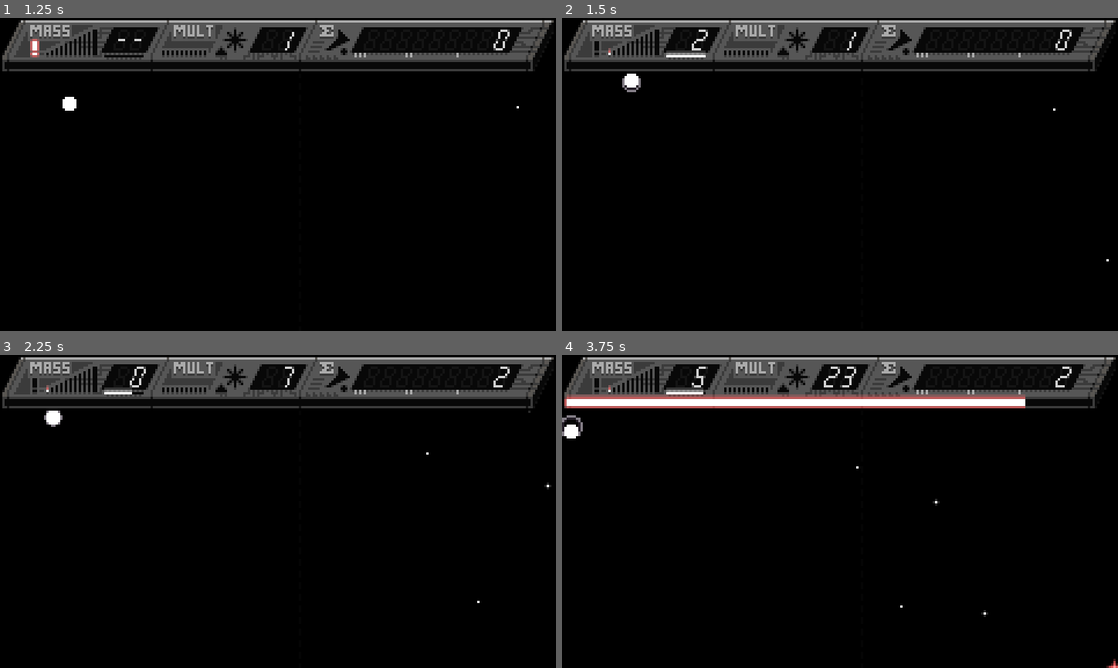
Above: before the commit, frames 1-4 (two rows, left to right).
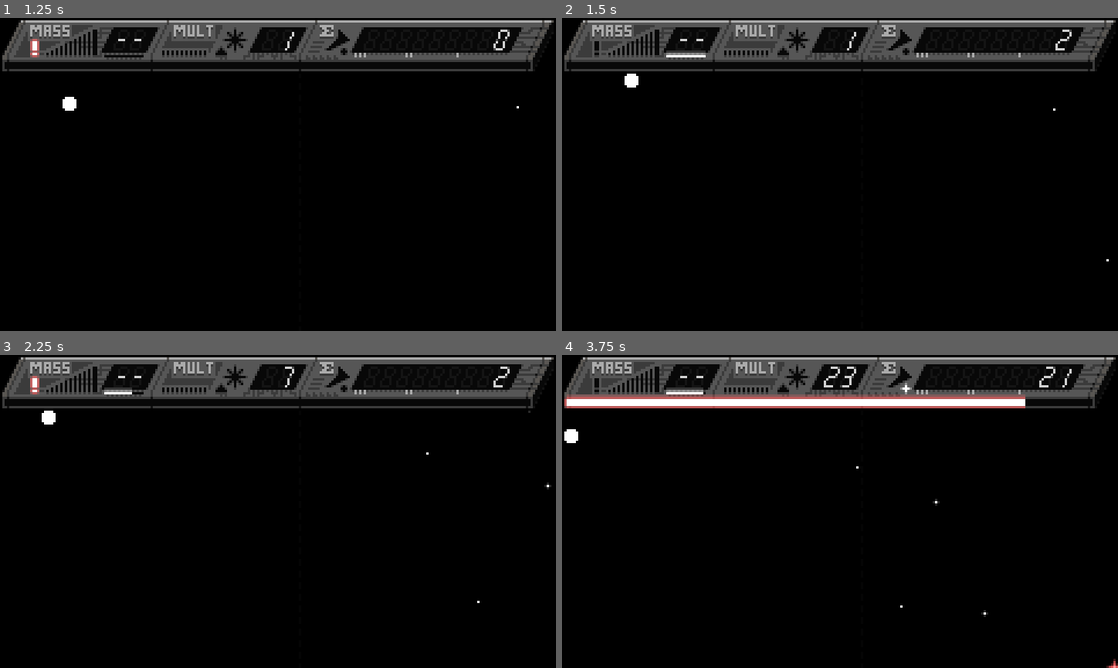
Above: after the commit, the same moments.

Repository: VivianMochi/GravityWell
Game: Godot game, scene res://game_scene.tscn
The game is run twice, just before and just after one commit, with the same random seed, the same clock (stepped at 60 frames per second) and the same inputs.
Inputs (mouse positions are in pixels of both pictures, inside the frame that each line leads up to):
- Up to frame 1 (1.25 s): tap Enter at 0.5 s; move the mouse to (250, 237) at 0.52 s; hold W from 0.53 s (still down); hold Space from 0.53 s (still down); click (250, 237) at 0.67 s
- Up to frame 2 (1.5 s): keep holding W; move the mouse to (1006, 221) at 1.27 s; release Space at 1.28 s; tap 1 at 1.35 s; click (1006, 221) at 1.42 s
- Up to frame 3 (2.25 s): tap Space at 1.52, 1.55, 1.82, 2 s; move the mouse to (111, 464) at 2.02 s; release W at 2.03 s; hold A from 2.03 s (still down); hold 2 from 2.03 s (still down); click (111, 464) at 2.17 s
- Up to frame 4 (3.75 s): tap Space at 2.3, 2.85, 3.02, 3.32 s; move the mouse to (867, 511) at 2.77 s; release 2 at 2.78 s; click (867, 511) at 2.92 s; move the mouse to (756, 433) at 3.52 s; release A at 3.53 s; hold S from 3.53 s (still down); hold 1 from 3.53 s (still down); click (756, 433) at 3.67 s

Frame 1 is identical in both runs. In frame 2, 0.2% of the frame differs, in the area x 8-91%, y 3-24%; in frame 3, 0.3%; in frame 4, 0.4%, in the area x 0-92%, y 3-29%.

Commit message:
Add mouse controls

Diff:
--- a/game_scene.gd
+++ b/game_scene.gd
@@ -52,7 +52,7 @@
 		# Game state control
 		if playing and $Well.dead:
 			end_game();
-		if Input.is_physical_key_pressed(KEY_SPACE) and (prepping or results):
+		if (Input.is_physical_key_pressed(KEY_SPACE) or Input.is_mouse_button_pressed(MOUSE_BUTTON_LEFT)) and (prepping or results):
 			start_game();
 
 		# Decide when to tick
--- a/well.gd
+++ b/well.gd
@@ -28,6 +28,9 @@
 # For visuals
 var aura_pulse_factor = 0;
 
+# Mouse control
+var mouse_enabled: bool = false;
+
 func _ready():
 	pass;
 
@@ -38,13 +41,14 @@
 func tick():
 	# All input stuff is locked behind controlled
 	if controlled:
-		# Transition between anti-mode
-		if not anti_mode and Input.is_physical_key_pressed(KEY_SPACE):
+		# Transition in and out of anti-mode
+		var input_anti = Input.is_physical_key_pressed(KEY_SPACE) or Input.is_mouse_button_pressed(MOUSE_BUTTON_LEFT);
+		if not anti_mode and input_anti:
 			anti_mode = true
 			transmit_mass.emit();
 			aura_radius = 2;
 			aura_radius_desired = 2;
-		elif anti_mode and not Input.is_physical_key_pressed(KEY_SPACE):
+		elif anti_mode and not input_anti:
 			anti_mode = false;
 			aura_radius_desired = aura_min;
 
@@ -54,10 +58,32 @@
 		var input_up = Input.is_physical_key_pressed(KEY_W) or Input.is_physical_key_pressed(KEY_UP)
 		var input_down = Input.is_physical_key_pressed(KEY_S) or Input.is_physical_key_pressed(KEY_DOWN)
 
+		# Determine mouse input
+		if input_right or input_left or input_down or input_up:
+			mouse_enabled = false;
+		elif Input.is_mouse_button_pressed(MOUSE_BUTTON_LEFT) or Input.is_mouse_button_pressed(MOUSE_BUTTON_RIGHT):
+			mouse_enabled = true;
+		if mouse_enabled:
+			# Code for smooth-ish diagonal movement, it's not that great but it works well enough
+			# Figure out if angle of movement is mainly x or y direction, the majority axis gets full movement
+			# Throttle the other axis's movement by 50%
+			var mouse_offset = get_viewport().get_mouse_position() - position;
+			var mouse_atan = atan2(abs(mouse_offset.y), abs(mouse_offset.x)) / (PI / 2.0);
+			var x_control = mouse_atan <= 0.55 or Time.get_ticks_msec() % 2;
+			var y_control = mouse_atan >= 0.45 or Time.get_ticks_msec() % 2;
+			if mouse_offset.x > 1 and x_control:
+				input_right = true;
+			if mouse_offset.x < -1 and x_control:
+				input_left = true;
+			if mouse_offset.y > 1 and y_control:
+				input_down = true;
+			if mouse_offset.y < -1 and y_control:
+				input_up = true;
+
 		# Figure out movement to do this tick
 		var move_speed = base_move_speed * 2 if anti_mode else base_move_speed;
 		var movement := Vector2(0, 0);
-		if input_left :
+		if input_left:
 			movement.x += clamp(-move_speed, left_barrier - position.x, 0);
 		if input_right:
 			movement.x += clamp(move_speed, 0, right_barrier - position.x);
